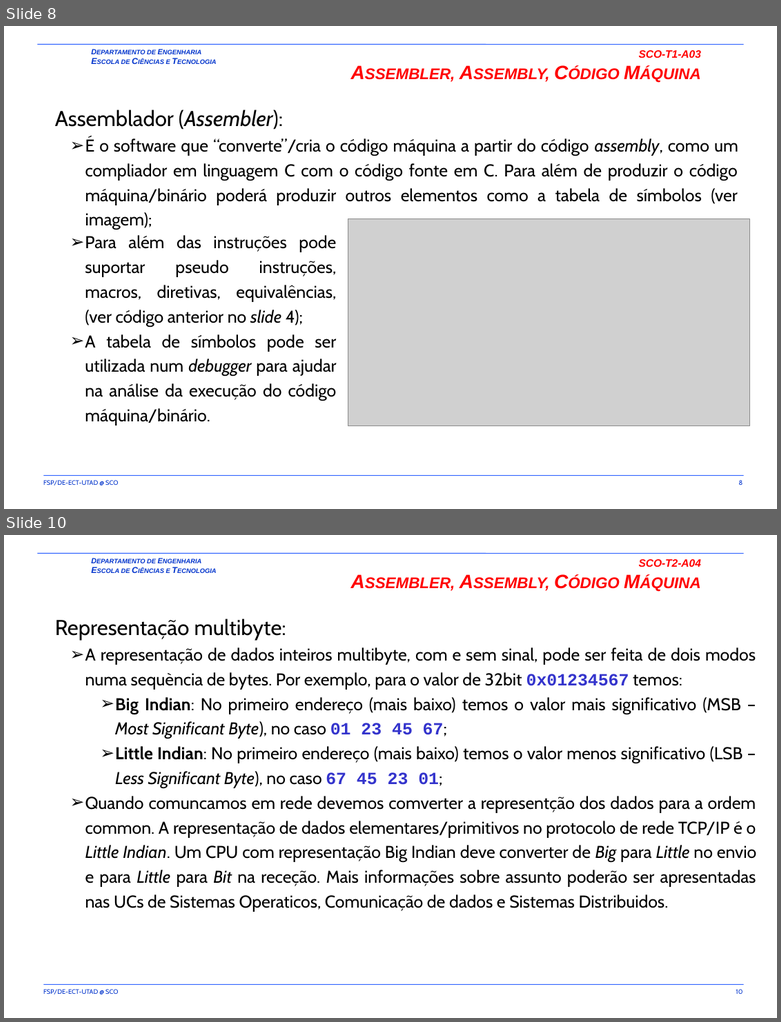
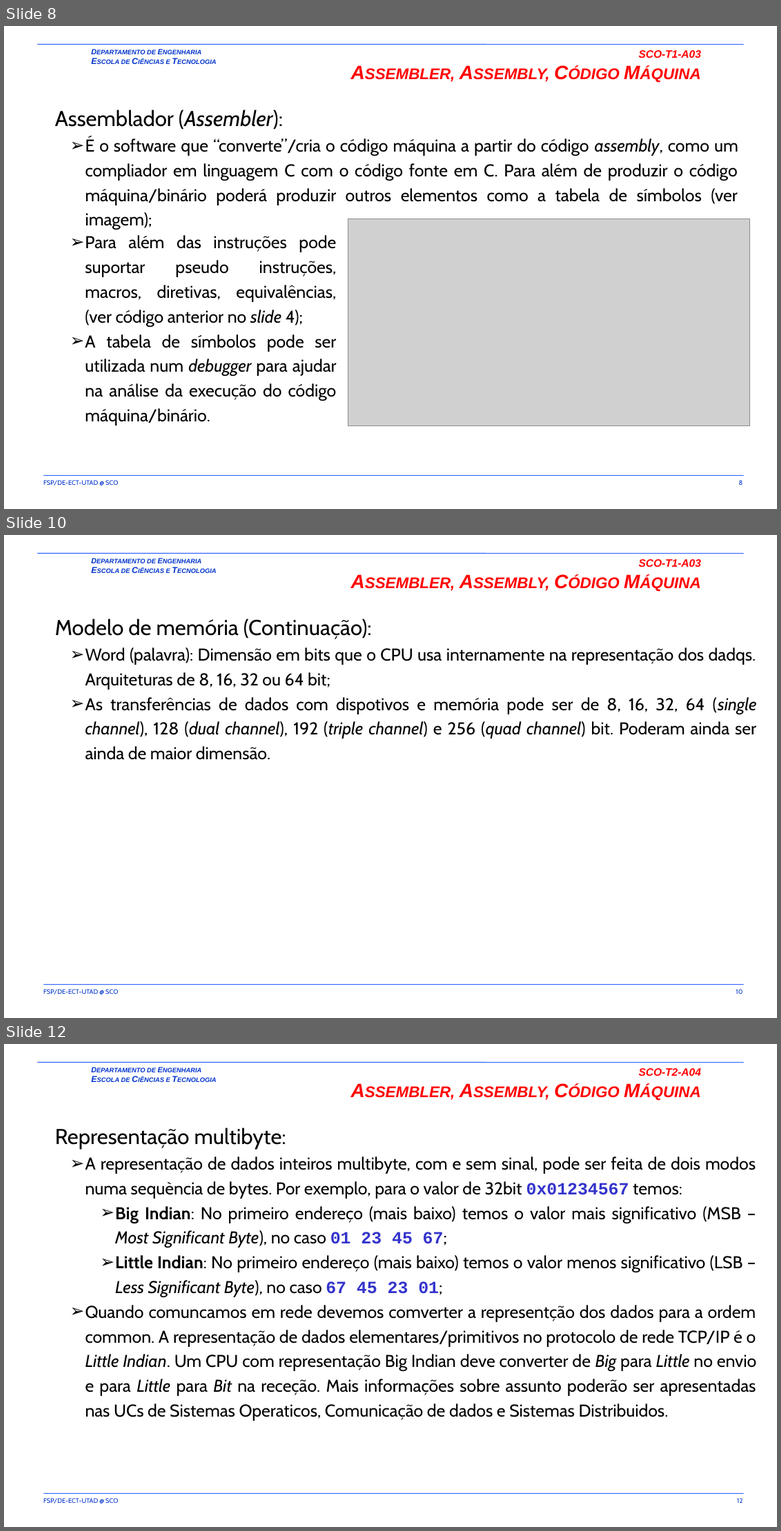
Before and after one commit to fsp864/UTAD-SCO, a slide deck: aulas/t/old/SCO-T1-A03-A04.pptx. Shown one above the other, each under a label of ours: slides 8 and 10 before the commit, slides 8, 10 and 12 after it; the slides between them are not shown. The pictures are 781x1022 and 781x1531 pixels, drawn with LibreOffice and Linux fonts; fonts in the diff are those of the drawing; grey boxes stand for pictures; background and template pictures are left out. Boxes give left, top, right and bottom in pixels: in the first picture for what was removed or moved away, otherwise in the second. Text is boxed around its words. In the diff, an @@ line names an element or a change of style, - is before the commit and + after.

```diff
--- a/aulas/t/old/SCO-T1-A03-A04.pptx
+++ b/aulas/t/old/SCO-T1-A03-A04.pptx
@@ slide 10 added at <box>4,535,777,1018</box>, background picture (left out); not listed: 5 template elements that a slide beside it also shows @@
@@ title added at <box>639,559,701,567</box>, 18 pt, text #FF0000, bold, italic, small capitals @@
+SCO-T1-A03
+Assembler, Assembly, Código Máquina
@@ text added at <box>55,618,757,760</box>, 16 pt, text #000000 @@
+Modelo de memória (Continuação):
+  ➢ Word (palavra): Dimensão em bits que o CPU usa internamente na representação dos dadqs. Arquiteturas de 8, 16, 32 ou 64 bit;
+  ➢ As transferências de dados com dispotivos e memória pode ser de 8, 16, 32, 64 (single channel), 128 (dual channel), 192 (triple channel) e 256 (quad channel) bit. Poderam ainda ser ainda de maior dimensão.
@@ what was slide 10 is now slide 12 @@
@@ page number at <box>737,1498,742,1503</box>: text changed @@
-10
+12
```
Also in this commit, not shown: 2 slides changed, 1 other slide added, 1 other file.
